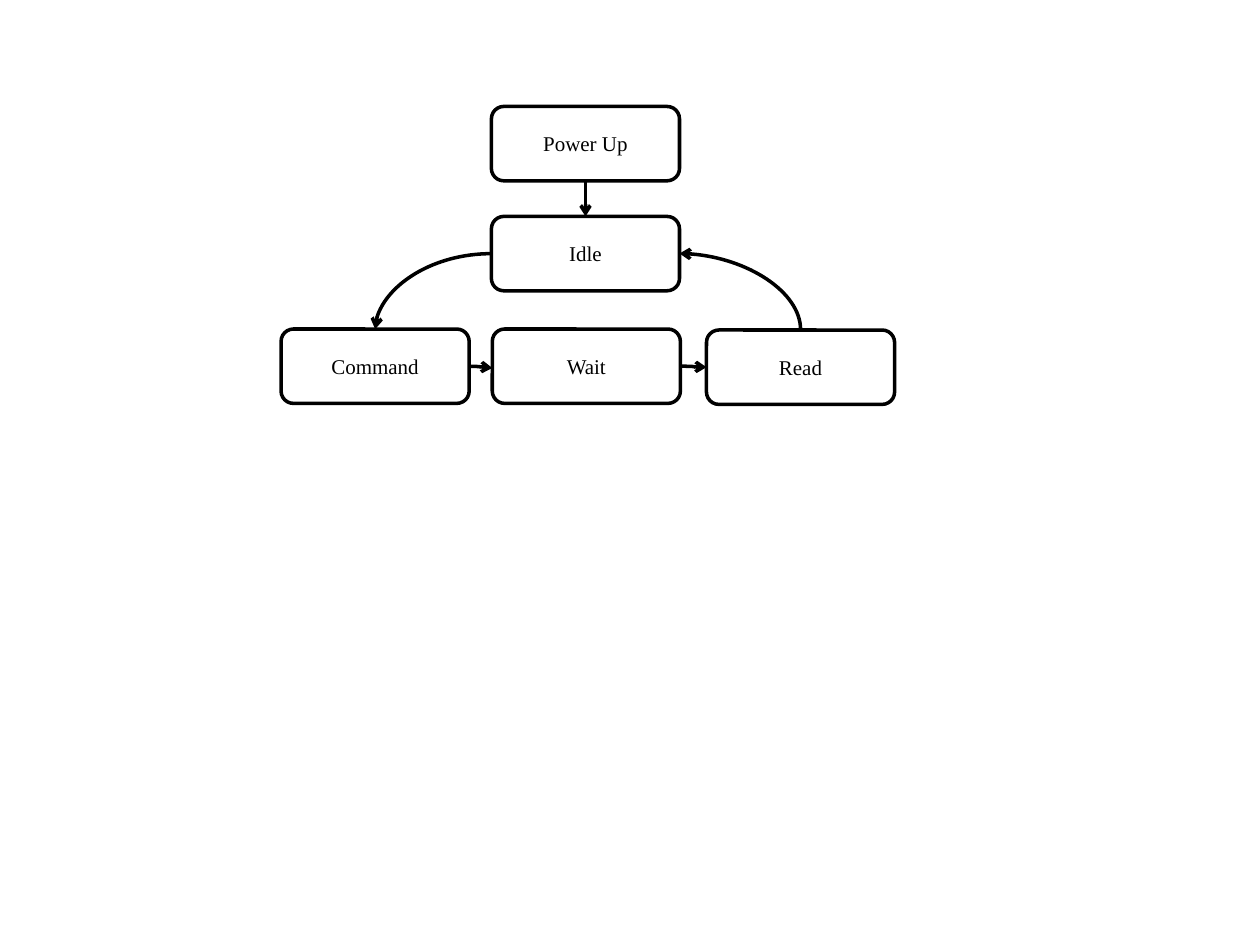
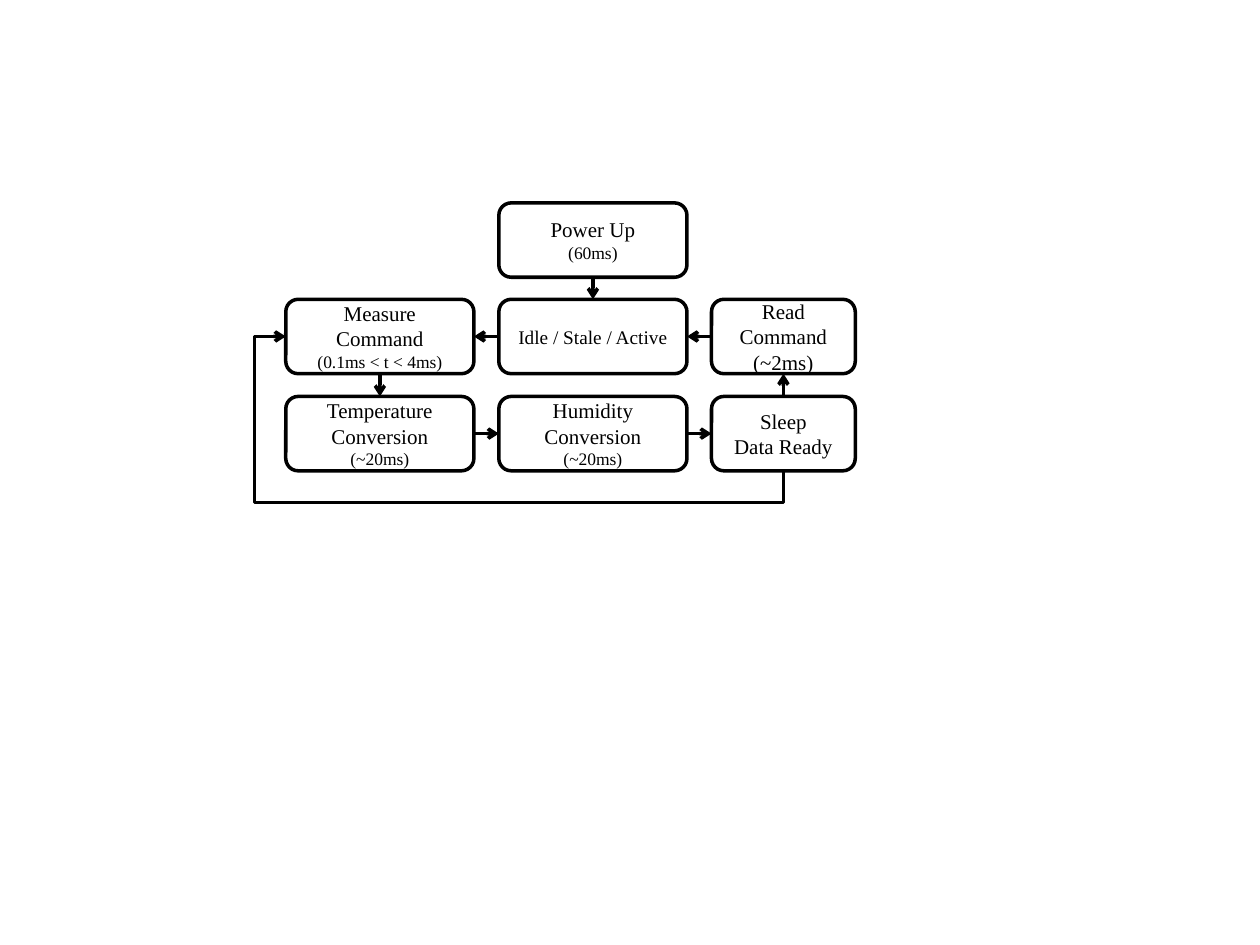
Before and after one commit to drmoorevt/PRIME, a slide deck: slide 4 of Documentation/Results/IODVS/Flowcharts.pptx. Drawn at 1260x945 pixels with LibreOffice and Linux fonts; fonts in the diff are those of the drawing. Boxes give left, top, right and bottom in pixels: in the first picture for what was removed or moved away, otherwise in the second. Text is boxed around its words. In the diff, an @@ line names an element or a change of style, - is before the commit and + after.

```diff
--- a/Documentation/Results/IODVS/Flowcharts.pptx
+++ b/Documentation/Results/IODVS/Flowcharts.pptx
@@ rounded rectangle "Power Up": place and size @@
-rounded rectangle "Power Up" at [491,106,679,180]
+rounded rectangle "Power Up" at [499,203,687,277]
@@ curved arrow removed from (491, 253) to (375, 329) @@
@@ text in rounded rectangle at [568,247,617,263]: paragraph added @@
+(60ms)
@@ curved arrow removed from (800, 330) to (679, 253) @@
@@ arrow moved from (586, 181) - (586, 217) to (593, 277) - (593, 300) @@
@@ rounded rectangle "Measure Command": place and size @@
-rounded rectangle "Measure Command" at [281,329,469,403]
+rounded rectangle "Measure Command" at [286,300,474,374]
@@ text in rounded rectangle at [317,307,442,372]: text changed @@
-Command
+Measure Command
+(0.1ms < t < 4ms)
@@ rounded rectangle removed at [493,329,680,403] @@
-Wait
@@ rounded rectangle "Idle / Stale / Active": place and size @@
-rounded rectangle "Idle / Stale / Active" at [491,217,679,291]
+rounded rectangle "Idle / Stale / Active" at [499,300,687,374]
@@ rounded rectangle "Read Command": place and size @@
-rounded rectangle "Read Command" at [707,330,895,404]
+rounded rectangle "Read Command" at [712,300,856,374]
@@ text in rounded rectangle at [740,304,827,374]: text changed @@
-Read
+Read Command
+(~2ms)
@@ elbow arrow added from (784, 471) to (286, 336), #000000 2 pt @@
@@ arrow added from (499, 336) to (474, 336), #000000 2 pt @@
@@ text in rounded rectangle at [518,330,667,345]: text changed; size 12 to 11 pt @@
-Idle
+Idle / Stale / Active
@@ arrow added from (712, 336) to (687, 336), #000000 2 pt @@
@@ arrow added from (381, 374) to (381, 397), #000000 2 pt @@
@@ curved arrow removed from (469, 367) to (493, 368) @@
@@ curved arrow removed from (680, 367) to (707, 367) @@
@@ arrow added from (784, 397) to (784, 374), #000000 2 pt @@
@@ rounded rectangle added at [286,397,474,471], fill #FFFFFF, outline #000000 2 pt, 12 pt, text #000000 @@
+Temperature Conversion
+(~20ms)
@@ rounded rectangle added at [499,397,687,471], fill #FFFFFF, outline #000000 2 pt, 12 pt, text #000000 @@
+Humidity Conversion
+(~20ms)
@@ rounded rectangle added at [712,397,856,471], fill #FFFFFF, outline #000000 2 pt, 12 pt, text #000000 @@
+Sleep
+Data Ready
@@ arrow added from (474, 433) to (499, 433), #000000 2 pt @@
@@ arrow added from (687, 433) to (712, 433), #000000 2 pt @@
```
Also in this commit, not shown: 3 other slides changed, 9 other files.
